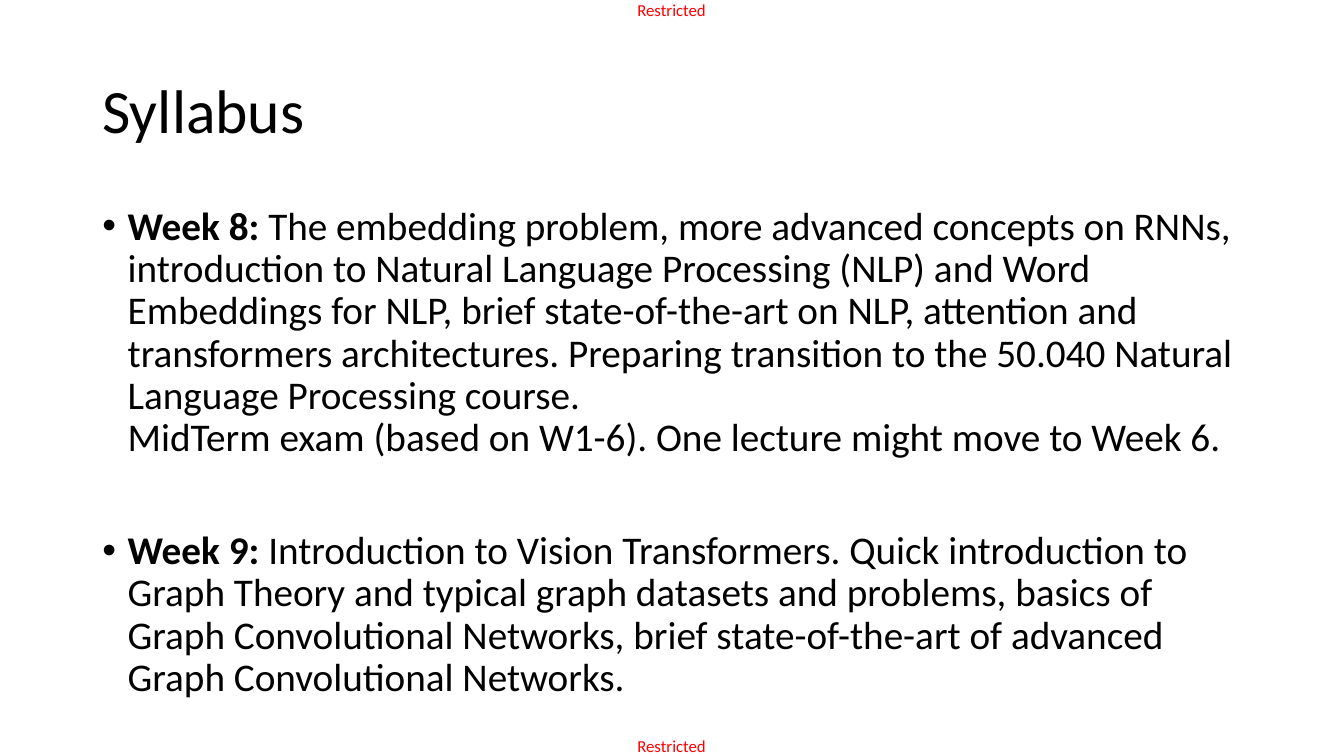
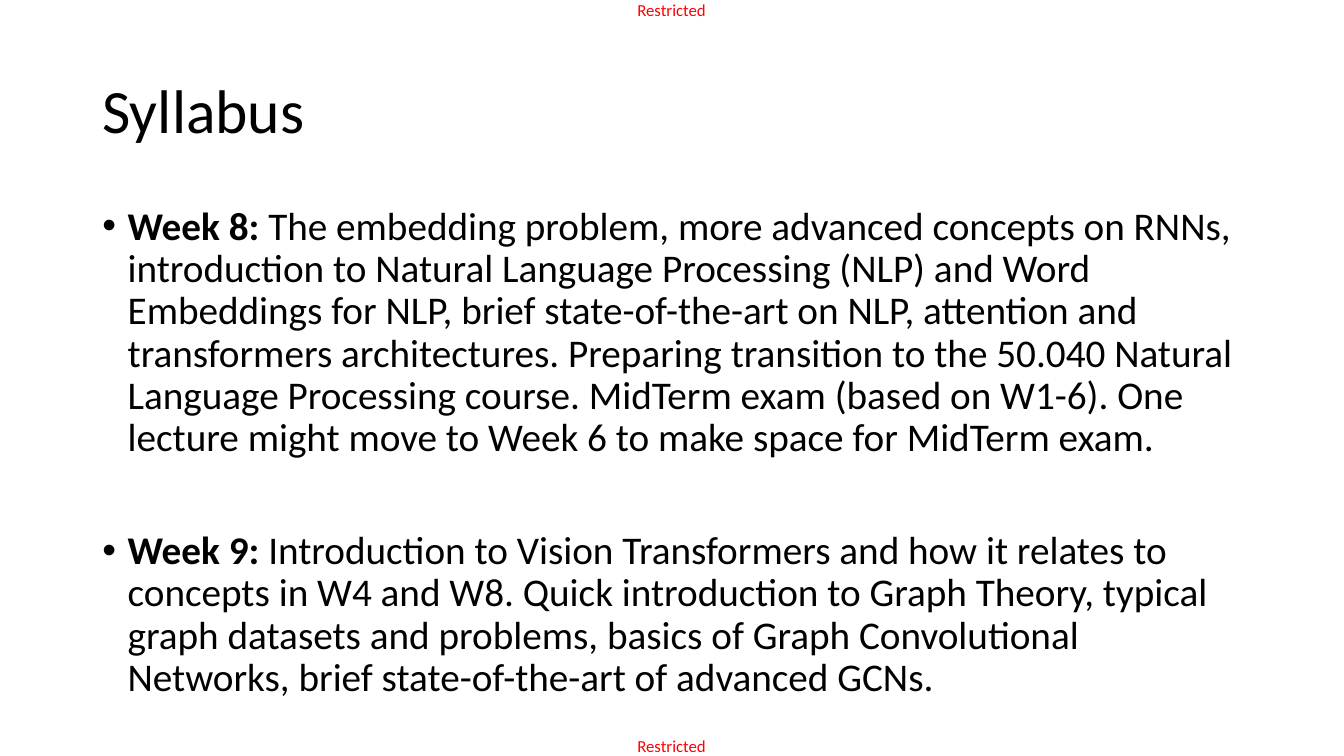
Before and after one commit to matthieudemari/SUTD_DL_50_039, a slide deck: slide 14 of W1/1. W1S1 final/W1S1.pptx. Drawn at 1344x756 pixels with LibreOffice and Linux fonts; fonts in the diff are those of the drawing. Boxes give left, top, right and bottom in pixels: in the first picture for what was removed or moved away, otherwise in the second. Text is boxed around its words. In the diff, an @@ line names an element or a change of style, - is before the commit and + after.

```diff
--- a/W1/1. W1S1 final/W1S1.pptx
+++ b/W1/1. W1S1 final/W1S1.pptx
@@ text at bbox=[128, 212, 1232, 696]: text changed @@
-• Week 8: The embedding problem, more advanced concepts on RNNs, introduction to Natural Language Processing (NLP) and Word Embeddings for NLP, brief state-of-the-art on NLP, attention and transformers architectures. Preparing transition to the 50.040 Natural Language Processing course.
-  MidTerm exam (based on W1-6). One lecture might move to Week 6.
-• Week 9: Introduction to Vision Transformers. Quick introduction to Graph Theory and typical graph datasets and problems, basics of Graph Convolutional Networks, brief state-of-the-art of advanced Graph Convolutional Networks.
+• Week 8: The embedding problem, more advanced concepts on RNNs, introduction to Natural Language Processing (NLP) and Word Embeddings for NLP, brief state-of-the-art on NLP, attention and transformers architectures. Preparing transition to the 50.040 Natural Language Processing course. MidTerm exam (based on W1-6). One lecture might move to Week 6 to make space for MidTerm exam.
+• Week 9: Introduction to Vision Transformers and how it relates to concepts in W4 and W8. Quick introduction to Graph Theory, typical graph datasets and problems, basics of Graph Convolutional Networks, brief state-of-the-art of advanced GCNs.
```
Also in this commit, not shown: 22 other slides changed, 7 other files.
